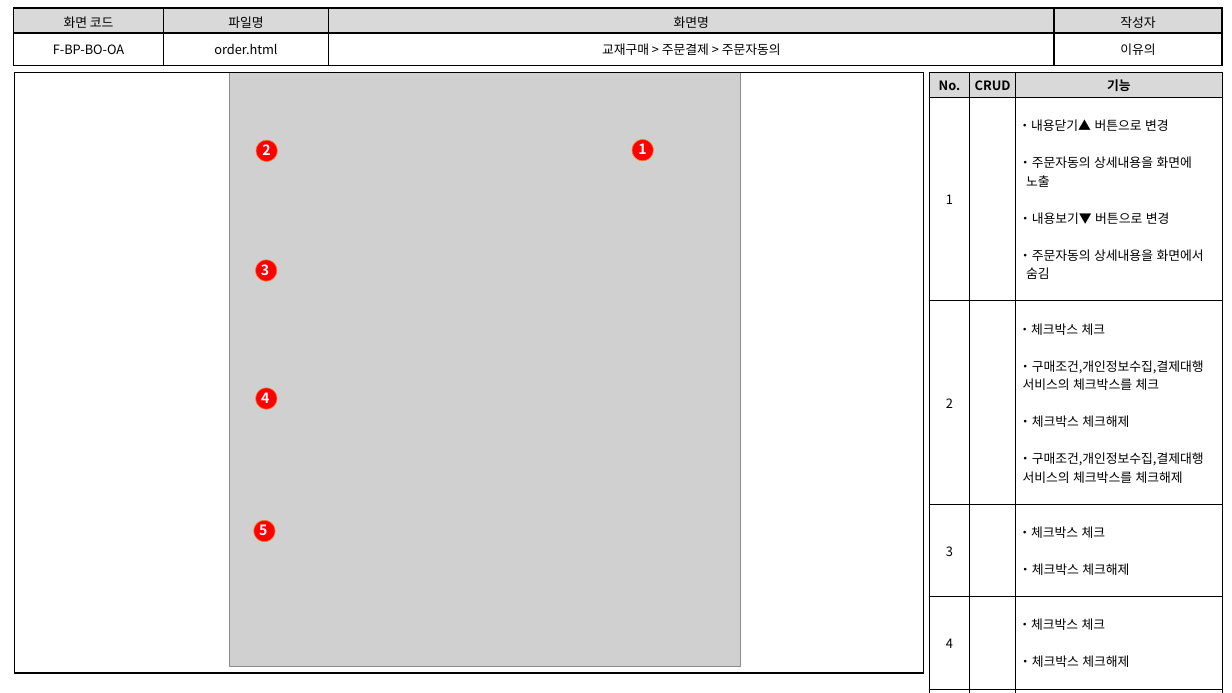
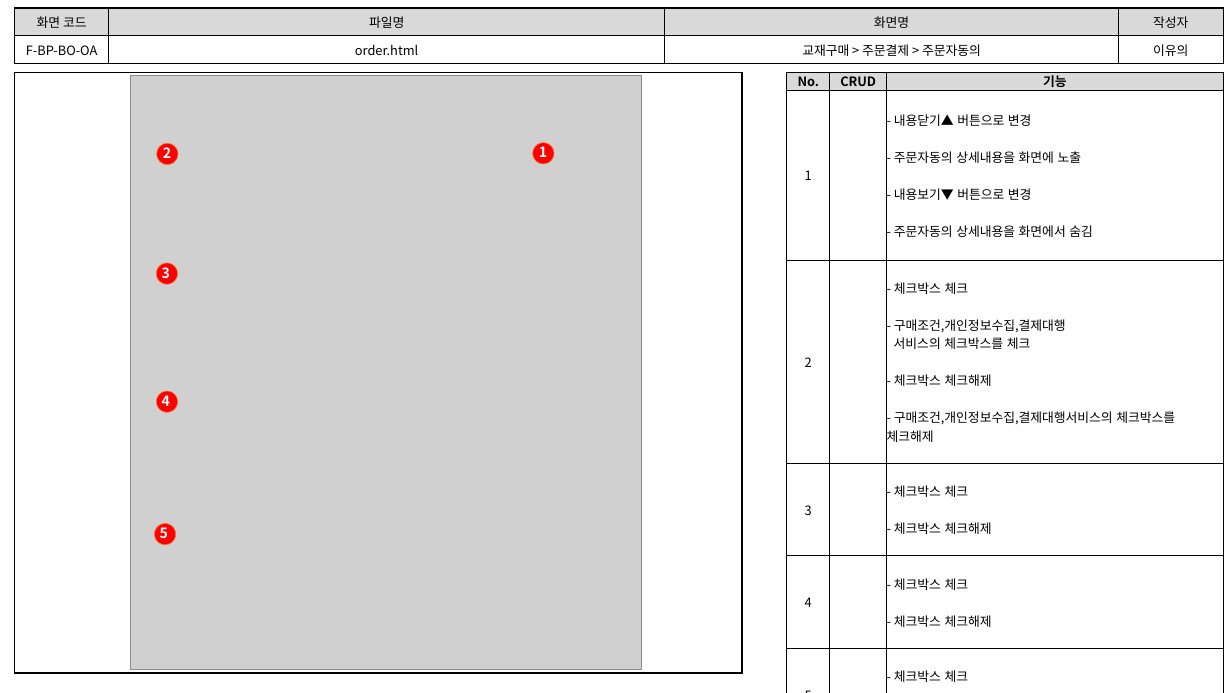
Before and after one commit to index506/cosmo6th_3thGroup, a slide deck: slide 6 of 3rd_Project/Category/Book/기능,화면,테스트 문서/3th_Project_화면 설계도(이유의).pptx. Drawn at 1232x693 pixels with LibreOffice and Linux fonts; fonts in the diff are those of the drawing; grey boxes stand for pictures. Boxes give left, top, right and bottom in pixels: in the first picture for what was removed or moved away, otherwise in the second. Text is boxed around its words. In the diff, an @@ line names an element or a change of style, - is before the commit and + after.

Commit message:
유의 테스트케이스,화면설계서

```diff
--- a/3rd_Project/Category/Book/기능,화면,테스트 문서/3th_Project_화면 설계도(이유의).pptx
+++ b/3rd_Project/Category/Book/기능,화면,테스트 문서/3th_Project_화면 설계도(이유의).pptx
@@ table: place and size @@
-table at (14,8,1223,66)
+table at (15,8,1224,60)
@@ rectangle: place and size @@
-rectangle at (15,72,924,673)
+rectangle at (15,72,743,673)
@@ table at (787,72,1223,686) @@
-row 2, column 3: ・내용닫기▲ 버튼으로 변경 / ・주문자동의 상세내용을 화면에 / 노출 / ・내용보기▼ 버튼으로 변경 / ・주문자동의 상세내용을 화면에서 / 숨김
+row 2, column 3: - 내용닫기▲ 버튼으로 변경 / - 주문자동의 상세내용을 화면에 노출 / - 내용보기▼ 버튼으로 변경 / - 주문자동의 상세내용을 화면에서 숨김
-row 3, column 3: ・체크박스 체크 / ・구매조건,개인정보수집,결제대행 / 서비스의 체크박스를 체크 / ・체크박스 체크해제 / ・구매조건,개인정보수집,결제대행 / 서비스의 체크박스를 체크해제
+row 3, column 3: - 체크박스 체크 / - 구매조건,개인정보수집,결제대행 / 서비스의 체크박스를 체크 / - 체크박스 체크해제 / - 구매조건,개인정보수집,결제대행서비스의 체크박스를 / 체크해제
-row 4, column 3: ・체크박스 체크 / ・체크박스 체크해제
+row 4, column 3: - 체크박스 체크 / - 체크박스 체크해제
-row 5, column 3: ・체크박스 체크 / ・체크박스 체크해제
+row 5, column 3: - 체크박스 체크 / - 체크박스 체크해제
-row 6, column 3: ・체크박스 체크 / ・체크박스 체크해제
+row 6, column 3: - 체크박스 체크 / - 체크박스 체크해제
@@ table: place and size @@
-table at (930,73,1224,674)
+table at (787,72,1223,686)
@@ ellipse: place and size @@
-ellipse at (632,140,653,161)
+ellipse at (533,142,555,164)
@@ 5 texts, 4 ellipses, 1 picture: place and size @@
-5 texts, 4 ellipses, 1 picture at (230,73,741,667)
+5 texts, 4 ellipses, 1 picture at (130,76,641,670)
```
Also in this commit, not shown: 8 other slides changed, 3 other files.
